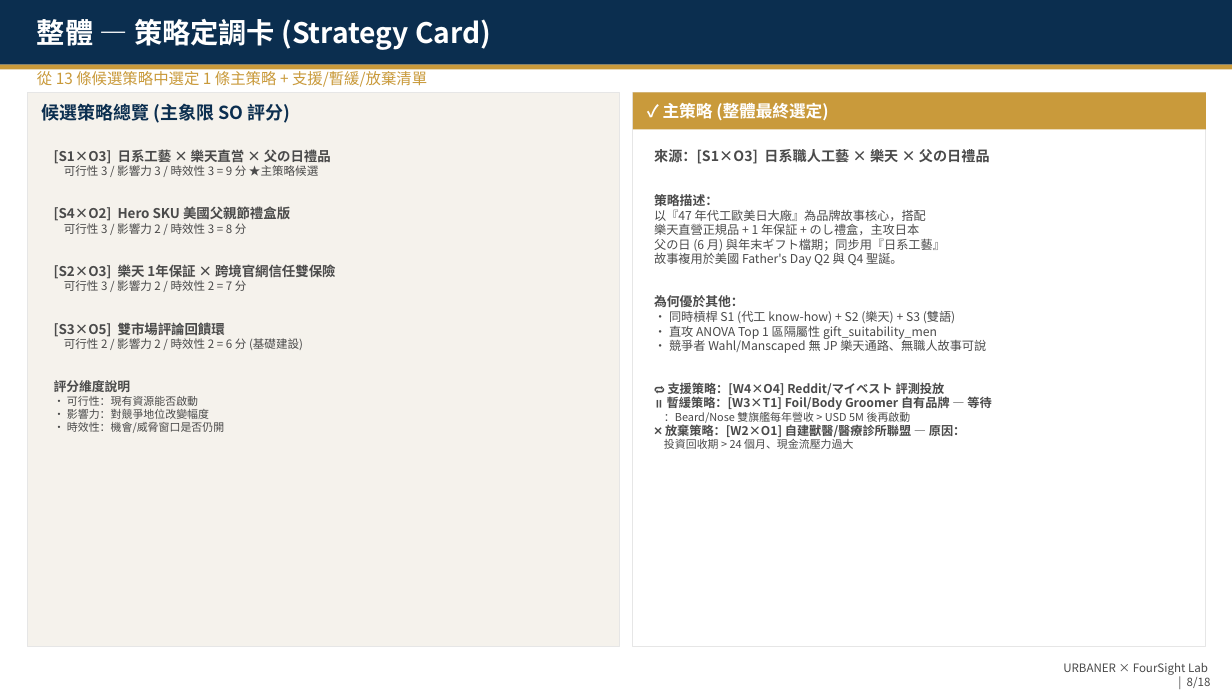
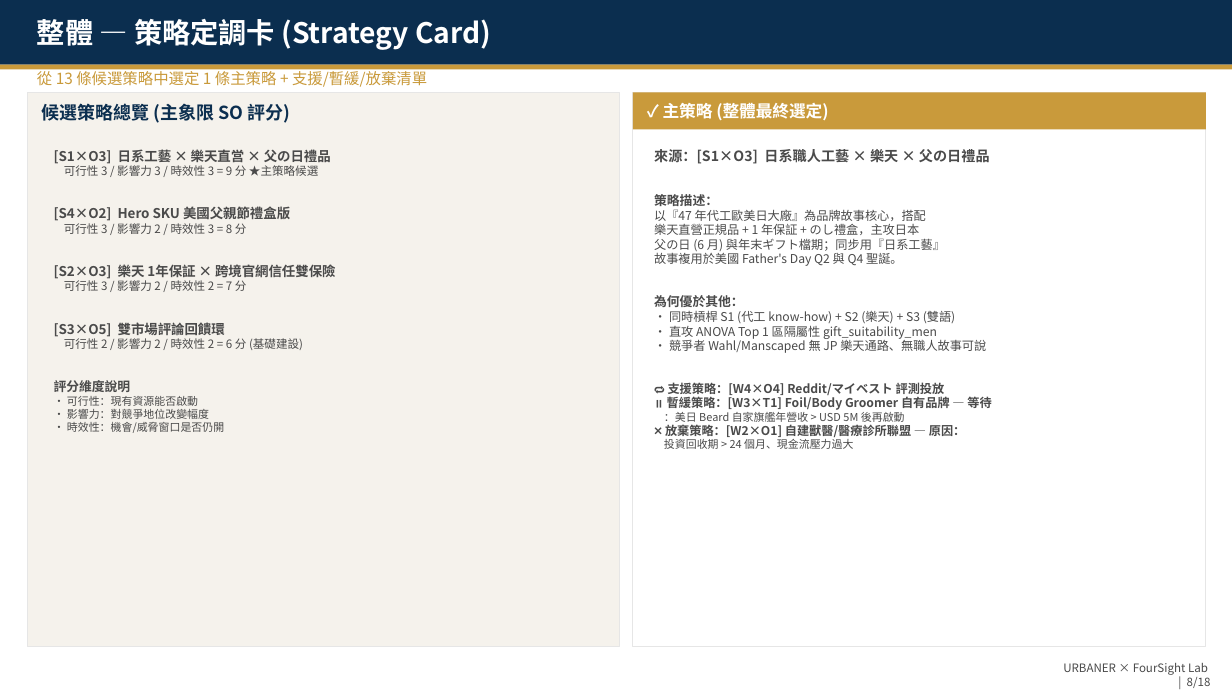
Before and after one commit to TimLai666/urbaner, a slide deck: slide 8 of output/URBANER_BMC_SWOT.pptx. Drawn at 1232x693 pixels with LibreOffice and Linux fonts; fonts in the diff are those of the drawing. Boxes give left, top, right and bottom in pixels: in the first picture for what was removed or moved away, otherwise in the second. Text is boxed around its words. In the diff, an @@ line names an element or a change of style, - is before the commit and + after.

```diff
--- a/output/URBANER_BMC_SWOT.pptx
+++ b/output/URBANER_BMC_SWOT.pptx
@@ text at (664,412,905,425): text changed @@
-：Beard/Nose 雙旗艦每年營收 > USD 5M 後再啟動
+：美日 Beard 自家旗艦年營收 > USD 5M 後再啟動
```
Also in this commit, not shown: 13 other slides changed, 1 other file.
